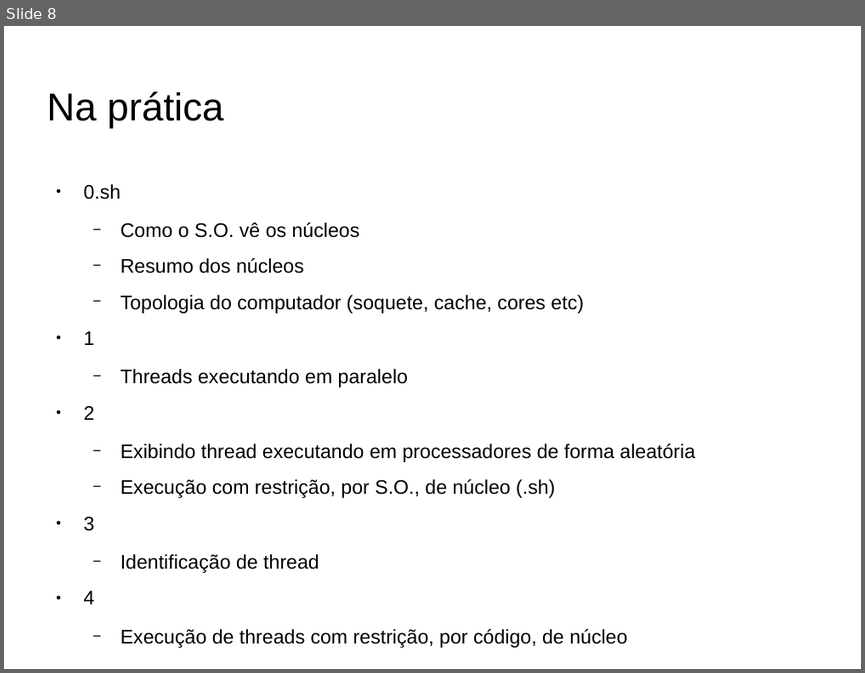
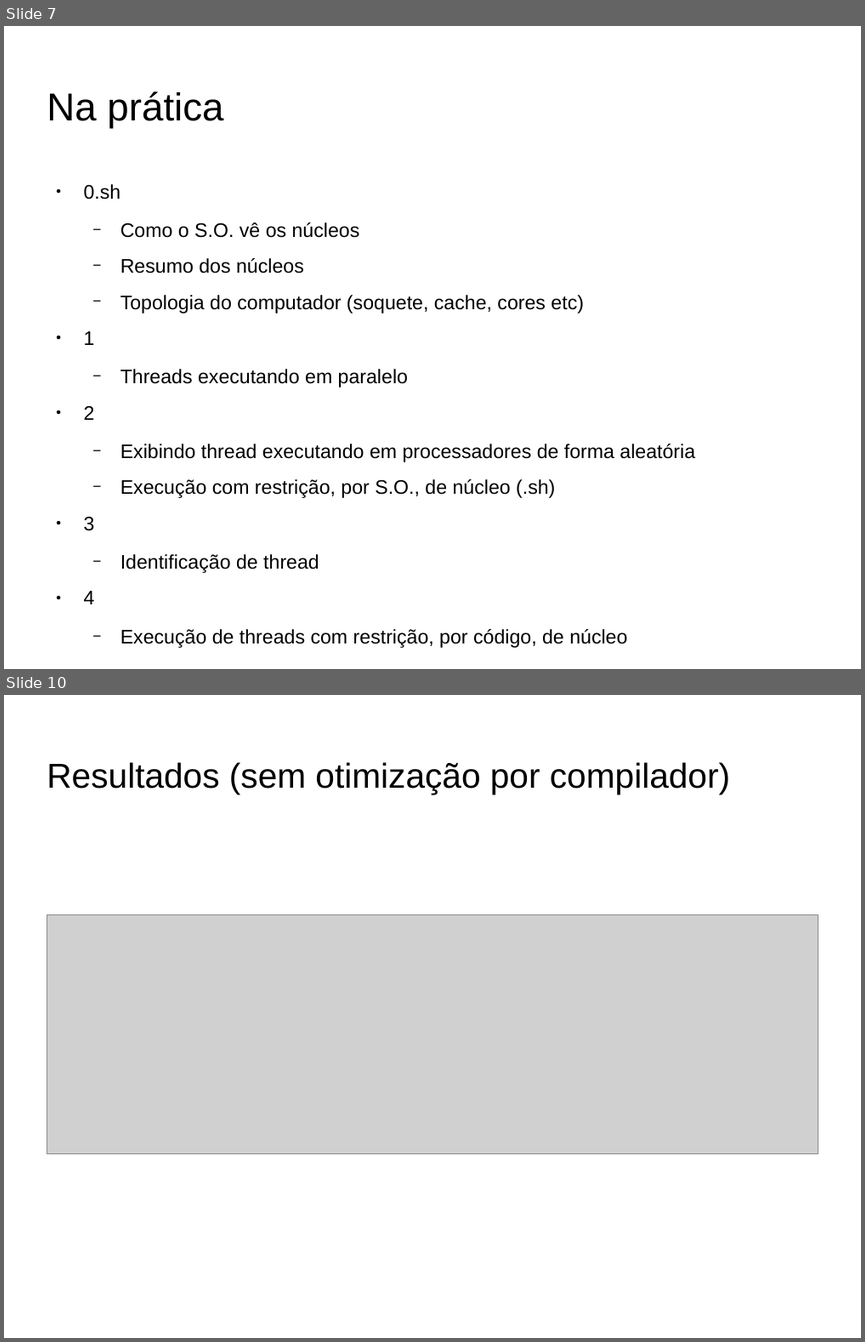
Before and after one commit to iagows/arquitetura_mestrado, a slide deck: Apresentação.odp. Shown one above the other, each under a label of ours: slide 8 before the commit, slides 7 and 10 after it; the slides between them are not shown. The pictures are 865x673 and 865x1342 pixels, drawn with LibreOffice and Linux fonts; fonts in the diff are those of the drawing; grey boxes stand for pictures; background and template pictures are left out. Boxes give left, top, right and bottom in pixels: in the first picture for what was removed or moved away, otherwise in the second. Text is boxed around its words. In the diff, an @@ line names an element or a change of style, - is before the commit and + after.

```diff
--- a/Apresentação.odp
+++ b/Apresentação.odp
@@ slide 10 added at [4, 695, 861, 1338], background picture (left out) @@
@@ title added at [46, 762, 730, 794], 32 pt, text #000000 @@
+Resultados (sem otimização por compilador)
@@ picture added at [46, 915, 818, 1155] @@
@@ what was slide 8 is now slide 7 @@
```
Also in this commit, not shown: 4 other slides added, 2 slides removed, 4 other files.
